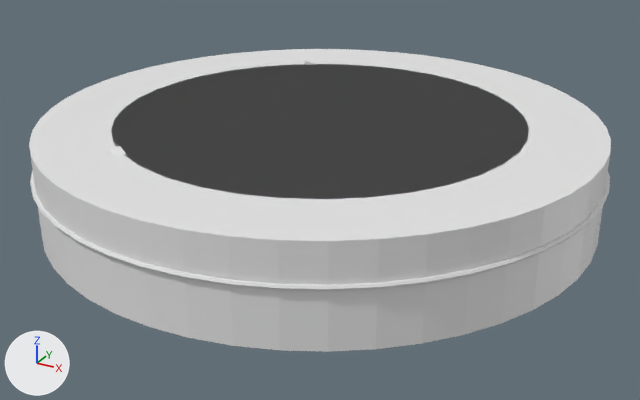
The glTF model assets-src/ship-modules/dock-standard.glb: old version first, new version second.
One viewpoint serves both versions: a camera (50 mm lens) standing at (4.39, -7.99, 3.52) and looking at (0.08, -0.16, -0.39). The axes (+X, +Y, +Z) are drawn at lower left. The lights are the same throughout. The older version comes first.

The scene before the commit, as lines of its bpy script (objects in view):
```python
mat_mat_clamp = principled_material('mat_clamp')
mat_mat_clamp.base_color = (0.8, 0.8, 0.8)  # white #e7e7e7
mat_mat_dock = principled_material('mat_dock')
mat_mat_dock.base_color = (0.8, 0.8, 0.8)  # white #e7e7e7
mat_mat_recessed = principled_material('mat_recessed')
mat_mat_recessed.base_color = (0.8, 0.8, 0.8)  # white #e7e7e7
me_dock_stripe = bpy.data.meshes.new('dock_stripe')
me_dock_stripe.from_pydata(...)  # 288 vertices, 576 faces; spans x -3.04..3.04, y -3.04..3.04, z 0.08..0.12
me_dock_stripe.materials.append(mat_mat_clamp)  # white #e7e7e7
me_dock_tunnel = bpy.data.meshes.new('dock_tunnel')
me_dock_tunnel.from_pydata(...)  # a 36-sided cylinder along z spanning x -2.2..2.2, y -2.2..2.2, z 0.3..0.5
me_dock_tunnel.materials.append(mat_mat_recessed)  # white #e7e7e7
me_ring = bpy.data.meshes.new('ring')
me_ring.from_pydata(...)  # a 48-sided cylinder along z spanning x -3.0..3.0, y -3.0..3.0, z -0.5..0.5
me_ring.materials.append(mat_mat_dock)  # white #e7e7e7
ob_dock_stripe = bpy.data.objects.new('dock_stripe', me_dock_stripe)
ob_dock_stripe.location = (0.0, 0.0, 0.0)
ob_dock_tunnel = bpy.data.objects.new('dock_tunnel', me_dock_tunnel)
ob_dock_tunnel.location = (0.0, 0.0, 0.0)
ob_ring = bpy.data.objects.new('ring', me_ring)
ob_ring.location = (0.0, 0.0, 0.0)
```
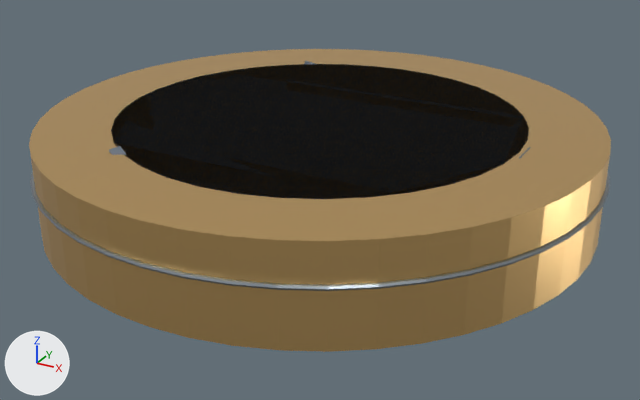
The newer file is also turned or shifted as a whole; pictures and numbers use the older file's frame.

Changed parts and their boxes (x1, y1, x2, y2) in the pictures (640 x 400 px):
'ring', recoloured, surface changed (white to beige)
    both: (29, 49, 611, 352)
'dock_tunnel', recoloured (darker)
    both: (111, 64, 529, 199)
'dock_stripe', recoloured, surface changed
    both: (30, 170, 610, 291)

The edits, one by one:
Material 'mat_dock' (mat_mat_dock) changes colour from white #e7e7e7 to beige #ecc481; in linear values from (0.8, 0.8, 0.8) to (0.84, 0.55, 0.22).
In material 'mat_dock' (mat_mat_dock), metallic goes from 0.0 to 1.0.
Material 'mat_recessed' (mat_mat_recessed) changes colour from white #e7e7e7 to grey #616973; in linear values from (0.8, 0.8, 0.8) to (0.12, 0.14, 0.17).
Material 'mat_clamp' (mat_mat_clamp) changes colour from white #e7e7e7 to grey #a0aab3; in linear values from (0.8, 0.8, 0.8) to (0.35, 0.4, 0.45).
In material 'mat_clamp' (mat_mat_clamp), metallic goes from 0.0 to 1.0.
